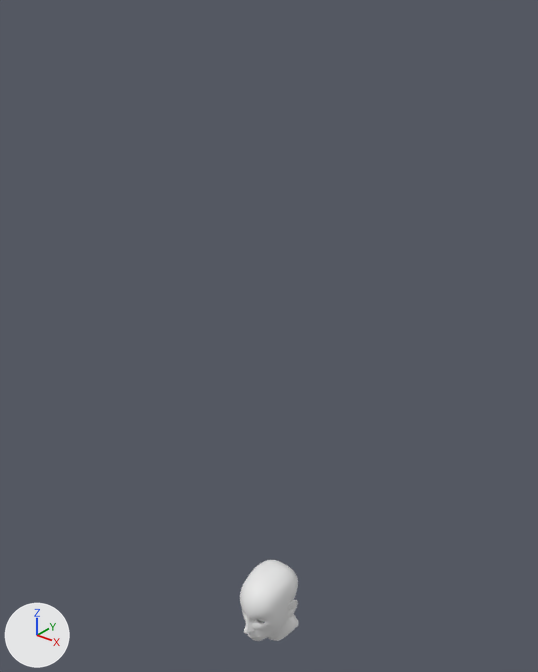
Two versions of the Blender file Aneta/Aneta.blend, one commit apart.
One viewpoint serves both versions: a 50 mm camera at (5.92, -7.32, 9.69) aimed at (-0.22, 0.34, 4.93). The lights are fixed; the arrows at lower left show +X, +Y and +Z.
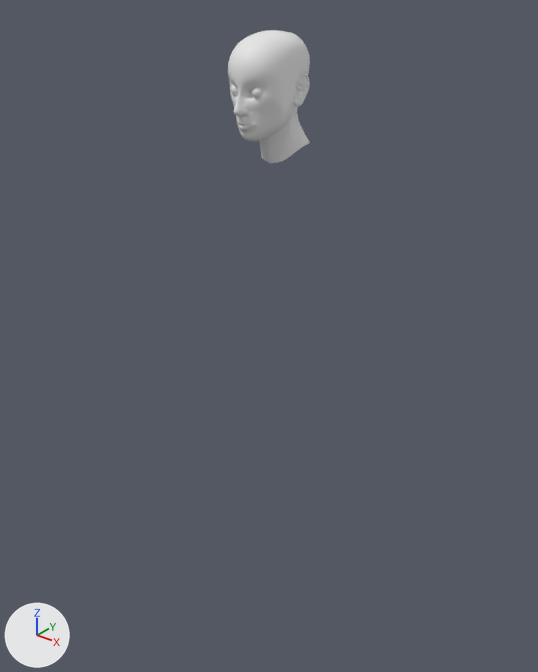
Pixel boxes [x1, y1, x2, y2] of what changed, in the pictures (538 x 672 px):
'Circle', moved
    before: [240, 560, 299, 641]
    after: [228, 30, 310, 163]
'cornea', shown
    after: [231, 85, 263, 98]

Patch to the scene script:
```diff
--- a/Aneta/Aneta.blend.py
+++ b/Aneta/Aneta.blend.py
@@ ob_cornea @@
 _m = ob_cornea.modifiers.new('Mirror', 'MIRROR')
-ob_cornea.hide_set(True)  # its collection is switched off
@@ ob_circle @@
 ob_circle = bpy.data.objects.new('Circle', me_circle_001)
-ob_circle.location = (0.0, 0.0, 0.0)
+ob_circle.location = (0.0, 0.0, 8.34)
 _m = ob_circle.modifiers.new('Mirror', 'MIRROR')
```
